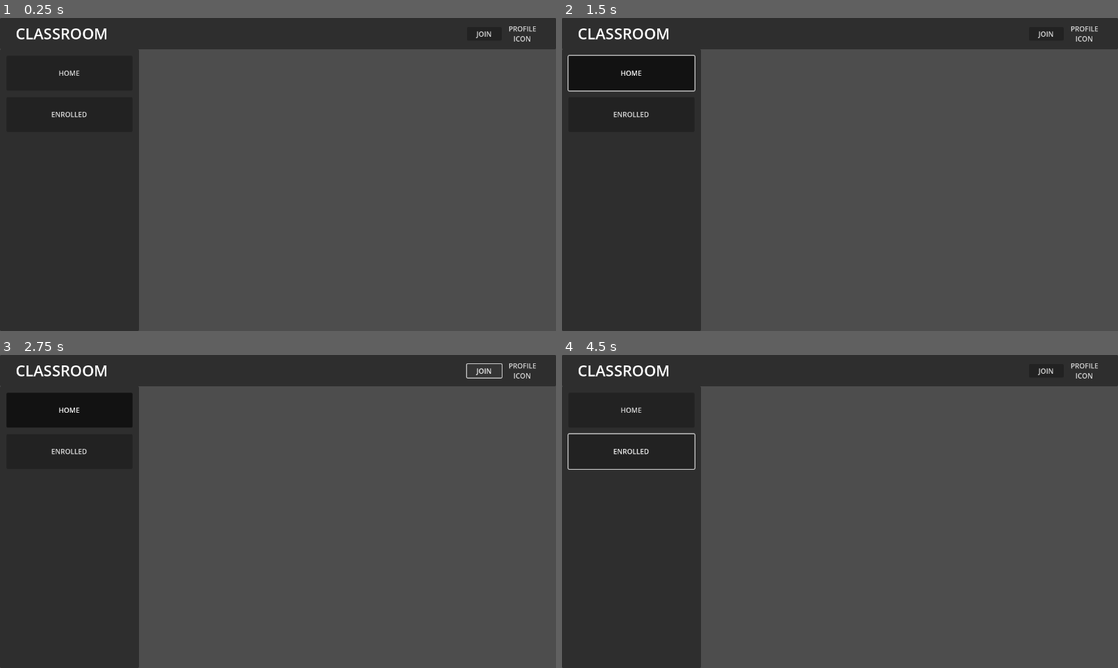
Above: before the commit, frames 1-4 (two rows, left to right).
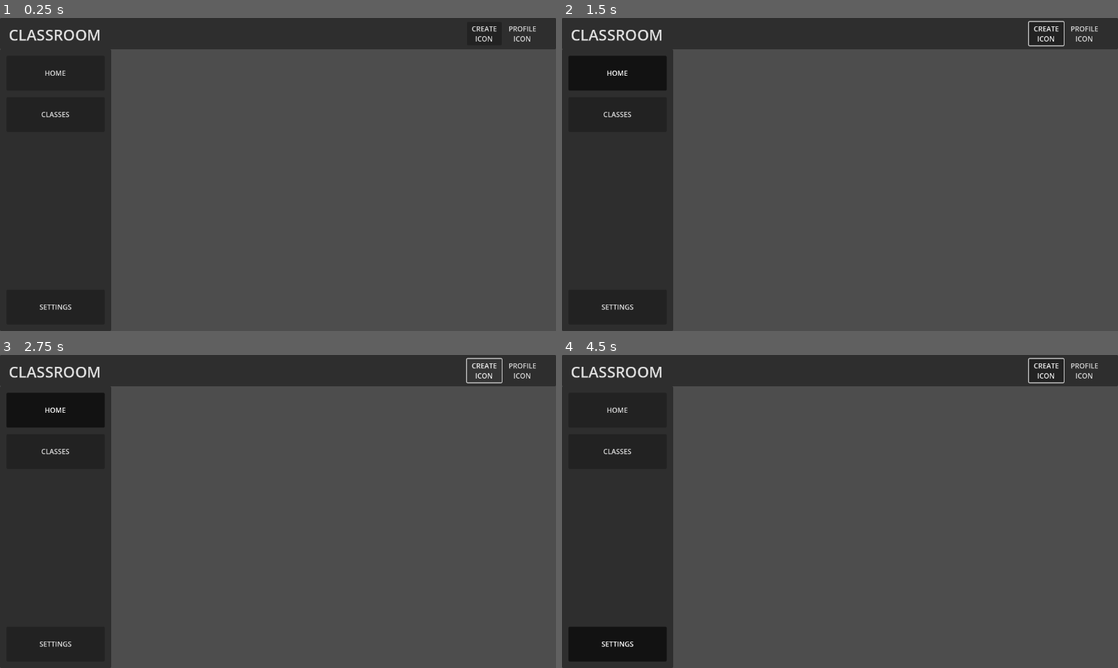
Above: after the commit, the same moments.

Repository: elensiel/Online-Classroom
Game: Godot game, scene res://scene/instructor_main.tscn
The game is run twice, just before and just after one commit, with the same random seed, the same clock (stepped at 60 frames per second) and the same inputs. This scene is started directly instead of the project's main scene.
Inputs (mouse positions are in pixels of both pictures, inside the frame that each line leads up to):
- Up to frame 1 (0.25 s): no input
- Up to frame 2 (1.5 s): click (1045, 33) at 0.5 s, where only the run before the commit has a clickable "JOIN"; click "HOME" at 1.25 s
- Up to frame 3 (2.75 s): click (483, 370) at 2 s, where only the run after the commit has a clickable "CREATE ICON"
- Up to frame 4 (4.5 s): click (628, 452) at 2.75 s, where only the run before the commit has a clickable "ENROLLED"; click (617, 452) at 3.5 s, where only the run after the commit has a clickable "CLASSES"; click (617, 642) at 4.25 s, where only the run after the commit has a clickable "SETTINGS"

The runs differ from the first frame. In frame 1, 5.3% of the frame differs, in the area x 1-90%, y 2-100%; in frame 2, 5.6%; in frame 3, 5.5%; in frame 4, 7.3%, in the area x 1-91%, y 0-100%.

Commit message:
UPDATE - added : func : classroom-home pressing - modified : script : separated side panel scripts - modified : node : instructor create room button - added : node : settings button

Diff:
--- a/scene/instructor_main.tscn
+++ b/scene/instructor_main.tscn
@@ -1,7 +1,8 @@
-[gd_scene load_steps=3 format=3 uid="uid://lh450bcbwxxd"]
+[gd_scene load_steps=4 format=3 uid="uid://lh450bcbwxxd"]
 
 [ext_resource type="Script" path="res://script/Instructor/instructor_main.gd" id="1_tk4nc"]
 [ext_resource type="Script" path="res://script/Instructor/top_panel.gd" id="2_qif40"]
+[ext_resource type="Script" path="res://script/Instructor/side_panel.gd" id="3_62804"]
 
 [node name="InstructorMain" type="Control"]
 layout_mode = 3
@@ -18,14 +19,15 @@
 offset_bottom = 40.0
 script = ExtResource("2_qif40")
 
-[node name="Classroom" type="Label" parent="TopPanel"]
+[node name="Classroom" type="LinkButton" parent="TopPanel"]
 layout_mode = 0
-offset_right = 40.0
+offset_right = 98.0
 offset_bottom = 23.0
 theme_override_font_sizes/font_size = 35
+toggle_mode = true
+action_mode = 0
 text = "CLASSROOM"
-horizontal_alignment = 1
-vertical_alignment = 1
+underline = 2
 
 [node name="ProfileButton" type="MenuButton" parent="TopPanel"]
 layout_mode = 0
@@ -42,29 +44,46 @@
 popup/item_2/text = "Log Out"
 popup/item_2/id = 1
 
-[node name="JoinButton" type="Button" parent="TopPanel"]
+[node name="CreateButton" type="Button" parent="TopPanel"]
 layout_mode = 0
 offset_right = 8.0
 offset_bottom = 8.0
-text = "JOIN"
+text = "CREATE
+ICON"
 
 [node name="SidePanel" type="Panel" parent="."]
 layout_mode = 0
+script = ExtResource("3_62804")
 
 [node name="Home" type="Button" parent="SidePanel"]
 layout_mode = 0
 offset_right = 8.0
 offset_bottom = 8.0
+focus_mode = 0
 toggle_mode = true
+action_mode = 0
 text = "HOME"
 
-[node name="Enrolled" type="Button" parent="SidePanel"]
+[node name="Classes" type="Button" parent="SidePanel"]
 layout_mode = 0
 offset_right = 8.0
 offset_bottom = 8.0
+focus_mode = 0
 toggle_mode = true
-text = "ENROLLED"
+action_mode = 0
+text = "CLASSES"
 
+[node name="Settings" type="Button" parent="SidePanel"]
+layout_mode = 0
+offset_right = 8.0
+offset_bottom = 8.0
+focus_mode = 0
+toggle_mode = true
+action_mode = 0
+text = "SETTINGS"
+
+[connection signal="toggled" from="TopPanel/Classroom" to="SidePanel" method="_on_home_toggled"]
 [connection signal="pressed" from="TopPanel/ProfileButton" to="TopPanel" method="_on_profile_button_pressed"]
-[connection signal="toggled" from="SidePanel/Home" to="." method="_on_home_toggled"]
-[connection signal="toggled" from="SidePanel/Enrolled" to="." method="_on_enrolled_toggled"]
+[connection signal="toggled" from="SidePanel/Home" to="SidePanel" method="_on_home_toggled"]
+[connection signal="toggled" from="SidePanel/Classes" to="SidePanel" method="_on_classes_toggled"]
+[connection signal="toggled" from="SidePanel/Settings" to="SidePanel" method="_on_settings_toggled"]
--- a/script/Instructor/instructor_main.gd
+++ b/script/Instructor/instructor_main.gd
@@ -5,10 +5,11 @@
 @onready var side_panel: Panel = $SidePanel
 @onready var top_panel: Panel = $TopPanel
 @onready var home_button: Button = $SidePanel/Home
-@onready var enrolled_button: Button = $SidePanel/Enrolled
-@onready var classroom: Label = $TopPanel/Classroom
 @onready var profile_button: MenuButton = $TopPanel/ProfileButton
-@onready var join_button: Button = $TopPanel/JoinButton
+@onready var settings_button: Button = $SidePanel/Settings
+@onready var classes_button: Button = $SidePanel/Classes
+@onready var create_button: Button = $TopPanel/CreateButton
+@onready var classroom: LinkButton = $TopPanel/Classroom
 
 
 ## FUNCTIONS
@@ -20,18 +21,16 @@
 	side_panel_comp()
 	home_button_comp()
 	enrolled_button_comp()
+	settings_button_comp()
 
-# GUI COMPOSITIONS
 # TOP PANEL
 func top_panel_comp() -> void:
 	top_panel.size.x = get_viewport_rect().size.x
 	top_panel.size.y = get_viewport_rect().size.y / 10
 
 func classroom_comp() -> void:
-	classroom.size.x = side_panel.size.x
-	classroom.size.y = top_panel.size.y
-
-	classroom.position.x = classroom.size.x / 6
+	classroom.position.x = 20
+	classroom.position.y = top_panel.size.y / 5
 
 func profile_bar_comp() -> void:
 	profile_button.size.x = top_panel.size.x / 10
@@ -41,15 +40,15 @@
 	profile_button.position.y = top_panel.size.y / 2 - (profile_button.size.y / 2)
 
 func add_bar_comp() -> void:
-	join_button.size.x = top_panel.size.x / 16
-	join_button.size.y = top_panel.size.y / 6
+	create_button.size.x = top_panel.size.x / 16
+	create_button.size.y = top_panel.size.y / 6
 
-	join_button.position.x = profile_button.position.x - profile_button.size.x / 2
-	join_button.position.y = top_panel.size.y / 2 - join_button.size.y / 2
+	create_button.position.x = profile_button.position.x - profile_button.size.x / 2
+	create_button.position.y = top_panel.size.y / 2 - create_button.size.y / 2
 
 # SIDE PANEL
 func side_panel_comp() -> void:
-	side_panel.size.x = get_viewport_rect().size.x / 4
+	side_panel.size.x = get_viewport_rect().size.x / 5
 	side_panel.size.y = get_viewport_rect().size.y - top_panel.size.y
 	side_panel.position.y = top_panel.size.y
 
@@ -61,18 +60,15 @@
 	home_button.position.y = 15
 
 func enrolled_button_comp() -> void:
-	enrolled_button.size.x = side_panel.size.x - 30
-	enrolled_button.position.x = home_button.position.x
+	classes_button.size.x = side_panel.size.x - 30
+	classes_button.position.x = home_button.position.x
 
-	enrolled_button.size.y = 80
-	enrolled_button.position.y = home_button.position.y + home_button.size.y + 15
+	classes_button.size.y = 80
+	classes_button.position.y = home_button.position.y + home_button.size.y + 15
 
+func settings_button_comp() -> void:
+	settings_button.size.x = side_panel.size.x - 30
+	settings_button.size.y = 80
 
-## SIGNALS
-func _on_home_toggled(toggled_on: bool) -> void:
-	if toggled_on:
-		enrolled_button.button_pressed = false
-
-func _on_enrolled_toggled(toggled_on: bool) -> void:
-	if toggled_on:
-		home_button.button_pressed = false
+	settings_button.position.x = home_button.position.x
+	settings_button.position.y = side_panel.size.y - 15 - settings_button.size.y
--- /dev/null
+++ b/script/Instructor/side_panel.gd
@@ -0,0 +1,21 @@
+extends Panel
+
+@onready var home: Button = $Home
+@onready var classes: Button = $Classes
+@onready var settings: Button = $Settings
+
+func _on_home_toggled(toggled_on: bool) -> void:
+	if toggled_on:
+		home.button_pressed = true
+		classes.button_pressed = false
+		settings.button_pressed = false
+
+func _on_classes_toggled(toggled_on: bool) -> void:
+	if toggled_on:
+		home.button_pressed = false
+		settings.button_pressed = false
+
+func _on_settings_toggled(toggled_on: bool) -> void:
+	if toggled_on:
+		home.button_pressed = false
+		classes.button_pressed = false
--- a/script/Instructor/top_panel.gd
+++ b/script/Instructor/top_panel.gd
@@ -1,6 +1,7 @@
 extends Panel
 
 @onready var profile_button: MenuButton = $ProfileButton
+@onready var home: Button = $"../SidePanel/Home"
 
 func _ready() -> void:
 	profile_button.get_popup().id_pressed.connect(get_id)
